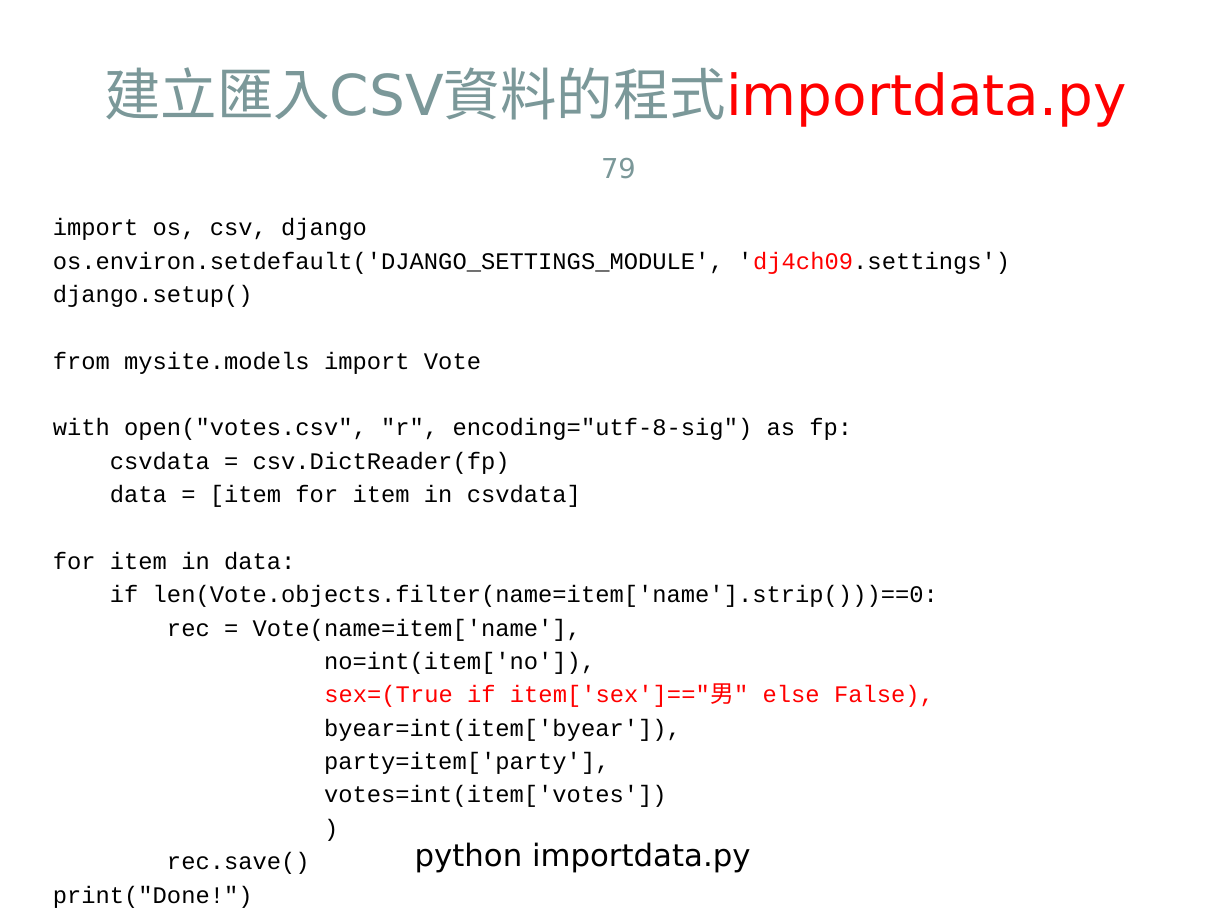
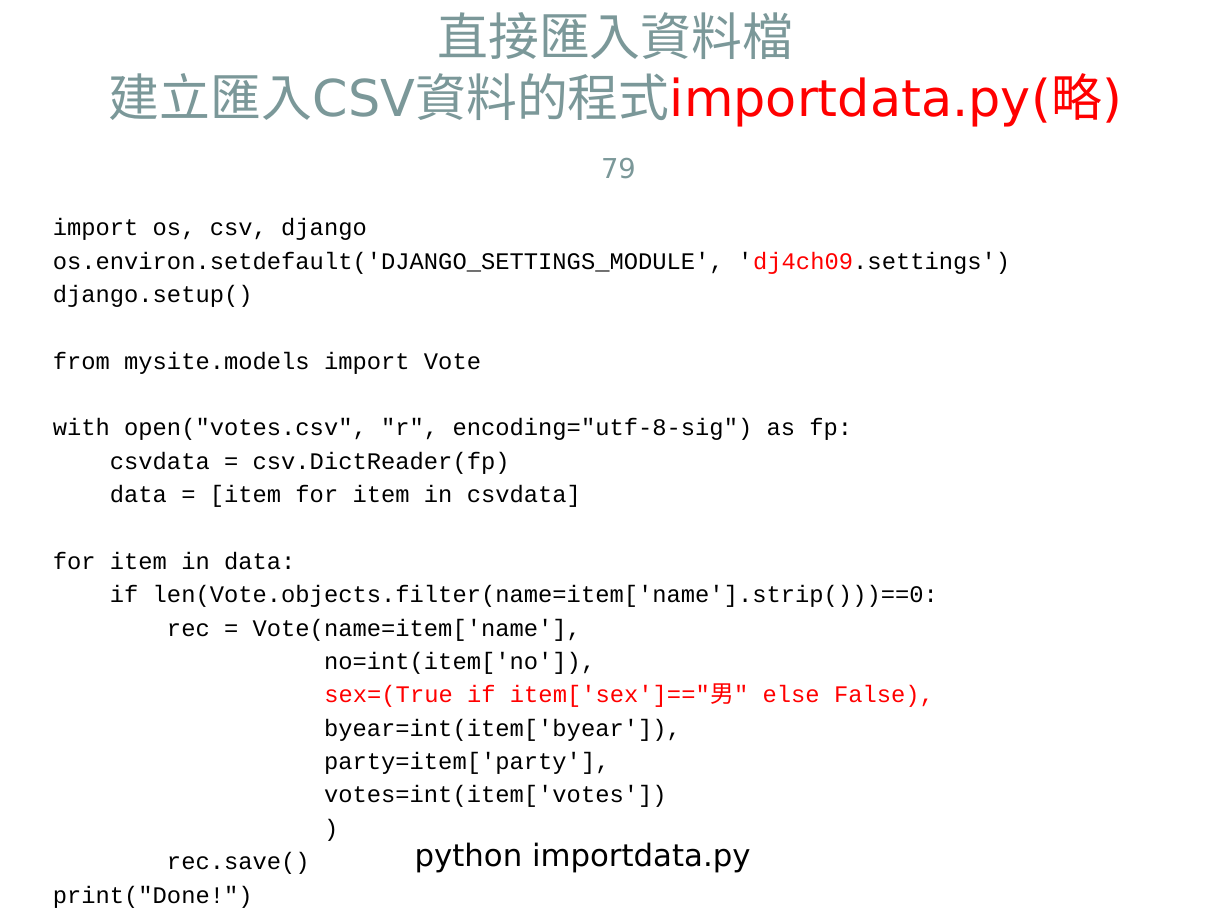
Before and after one commit to jacktea88/406django, a slide deck: slide 79 of ch09/Django4-ch09.pptx. Drawn at 1232x924 pixels with LibreOffice and Linux fonts; fonts in the diff are those of the drawing. Boxes give left, top, right and bottom in pixels: in the first picture for what was removed or moved away, otherwise in the second. Text is boxed around its words. In the diff, an @@ line names an element or a change of style, - is before the commit and + after.

```diff
--- a/ch09/Django4-ch09.pptx
+++ b/ch09/Django4-ch09.pptx
@@ title at (x1=109, y1=12, x2=1122, y2=127): text changed; size 33 to 29.7 pt; text colour #FF0000 to #7C999A @@
-建立匯入CSV資料的程式importdata.py
+直接匯入資料檔
+建立匯入CSV資料的程式importdata.py(略)
```
Also in this commit, not shown: 22 other slides changed, 5 other files.
